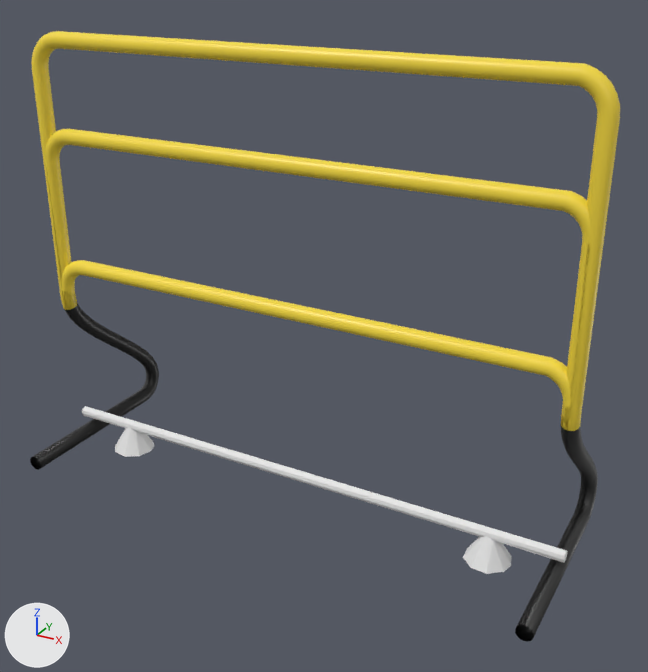
The Blender file assets/objects/low_hardle.blend, before and after one commit.
Camera for both pictures: a camera (50 mm lens) standing at (1.089, -1.804, 1.409) and looking at (0.079, 0.031, 0.491). Lighting does not change. The marker at lower left points along +X, +Y and +Z. The picture after the commit comes second.

The first picture shows 'ConeHurdle', 'SpeedHurdle', 'SpeedHurdle_high', 'SpeedHurdle_low'.
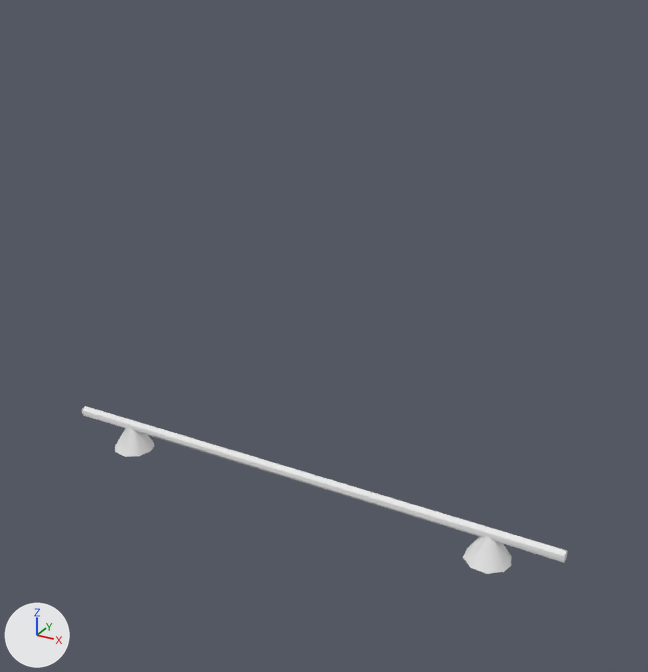
Where the newer file only moved an object's origin or applied its transform, the numbers keep the older frame.

Location of each change, [x1, y1, x2, y2] in pixels of the pictures (648 x 672 px):
```json
{"object": "SpeedHurdle_high", "change": "hidden", "before": [30, 31, 620, 642]}
{"object": "SpeedHurdle", "change": "hidden", "before": [33, 129, 591, 626]}
{"object": "SpeedHurdle_low", "change": "hidden", "before": [61, 260, 573, 419]}
{"part": 1, "of": "me_cylinder_002", "change": "shading changed", "before": [82, 411, 568, 574], "after": [82, 411, 568, 574]}
```

Edits to the scene script, one JSON object a line:
```json
{"block": "me_cylinder_002", "where": "me_cylinder_002.from_pydata(...)  # 65 vertices, 65 faces; spans x -0.75..0.75, y -0.06..0.06, z 0.0..0.09"}
{"block": "me_cylinder_002", "where": "# used by ob_conehurdle; location = (0.0, 0.0, 0.0)"}
{"block": "me_cylinder_002", "change": "me_cylinder_002 part 1: edges marked sharp go from 0 to 70"}
{"block": "me_hurdle_arch_crv", "where": "# used by ob_speedhurdle; location = (0.0, 0.0, 0.0); scale = (0.611, 0.611, 0.611)"}
{"op": "remove", "block": "me_hurdle_arch_crv", "code": "me_hurdle_arch_crv.from_pydata(...)  # 1200 vertices, 1212 faces; spans x -1.23..1.23, y -0.39..0.53, z 0.0..1.57"}
{"op": "add", "block": "me_hurdle_arch_crv", "code": "me_hurdle_arch_crv.from_pydata(...)  # 1200 vertices, 1212 faces; spans x -0.82..0.82, y -0.26..0.35, z 0.0..1.05"}
{"block": "me_hurdle_arch_crv", "change": "me_hurdle_arch_crv part 2: the whole mesh is scaled about the mesh origin by 0.667"}
{"block": "me_hurdle_arch_crv_001", "where": "# used by ob_speedhurdle_high; location = (0.0, 0.0, 0.0)"}
{"op": "remove", "block": "me_hurdle_arch_crv_001", "code": "me_hurdle_arch_crv_001.from_pydata(...)  # 1200 vertices, 1212 faces; spans x -0.75..0.75, y -0.239..0.324, z 0.0..1.202"}
{"op": "add", "block": "me_hurdle_arch_crv_001", "code": "me_hurdle_arch_crv_001.from_pydata(...)  # 1200 vertices, 1212 faces; spans x -0.5..0.5, y -0.159..0.216, z 0.0..0.801"}
{"block": "me_hurdle_arch_crv_001", "change": "me_hurdle_arch_crv_001 part 3: the whole mesh is scaled about the mesh origin by 0.667"}
{"block": "me_hurdle_arch_crv_002", "where": "# used by ob_speedhurdle_low; location = (0.0, 0.0, 0.0); scale = (0.611, 0.611, 0.611)"}
{"op": "remove", "block": "me_hurdle_arch_crv_002", "code": "me_hurdle_arch_crv_002.from_pydata(...)  # 1200 vertices, 1212 faces; spans x -1.23..1.23, y -0.39..0.53, z 0.0..0.97"}
{"op": "add", "block": "me_hurdle_arch_crv_002", "code": "me_hurdle_arch_crv_002.from_pydata(...)  # 1200 vertices, 1212 faces; spans x -0.82..0.82, y -0.26..0.35, z 0.0..0.65"}
{"block": "me_hurdle_arch_crv_002", "change": "me_hurdle_arch_crv_002 part 4: the whole mesh is scaled about the mesh origin by 0.667"}
{"op": "add", "block": "ob_speedhurdle", "code": "ob_speedhurdle.hide_set(True)"}
{"op": "add", "block": "ob_speedhurdle_high", "code": "ob_speedhurdle_high.hide_set(True)"}
{"op": "add", "block": "ob_speedhurdle_low", "code": "ob_speedhurdle_low.hide_set(True)"}
```
